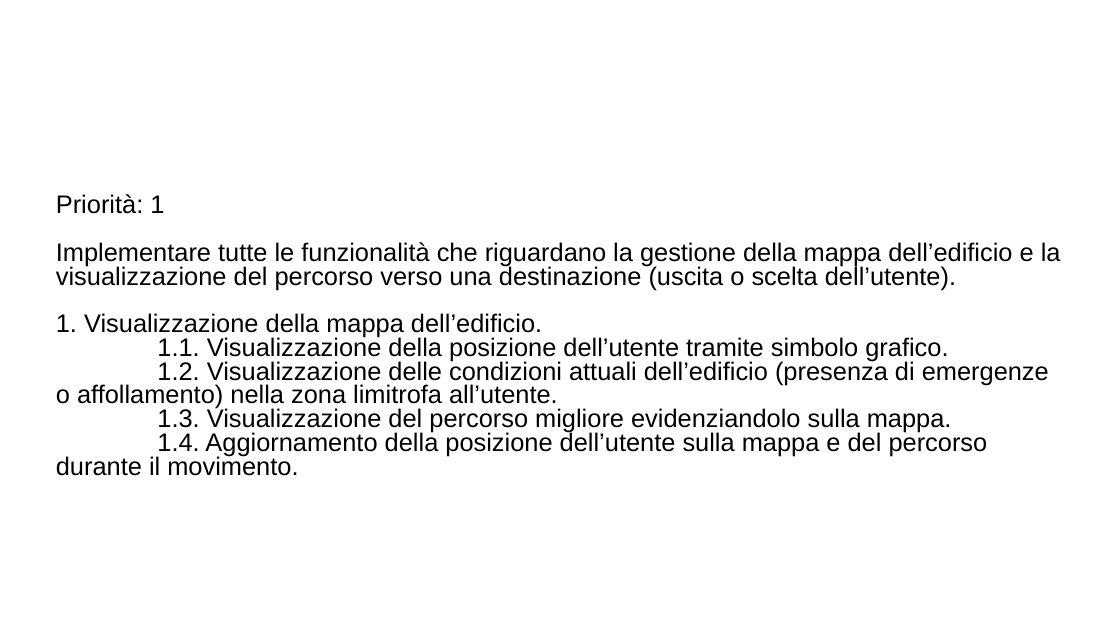
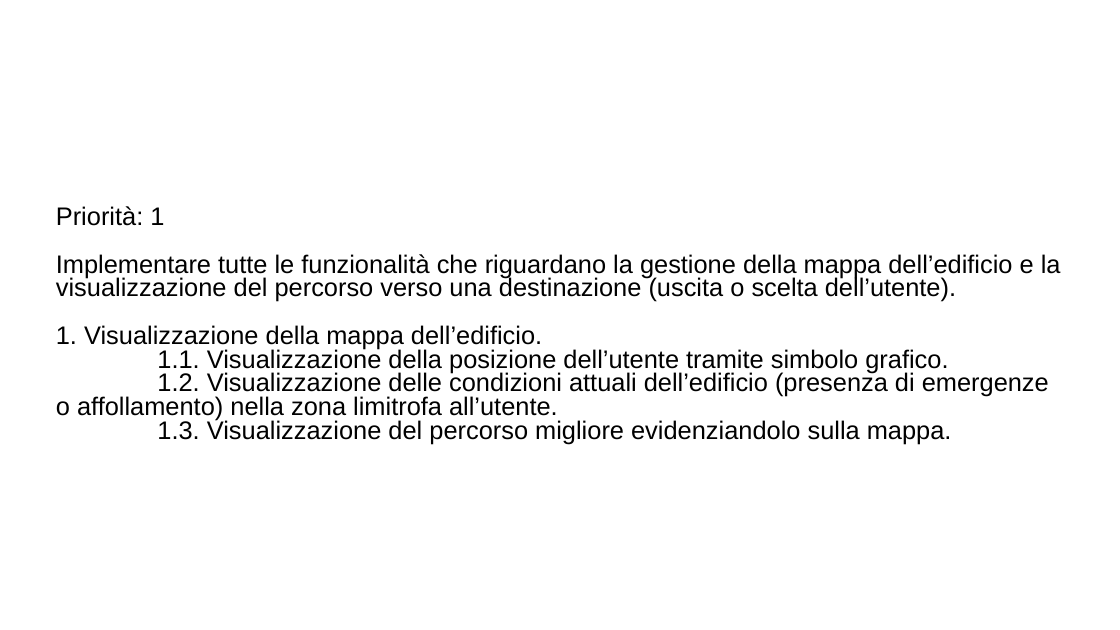
Before and after one commit to ecorradini/ProgettoIDS, a slide deck: slide 2 of AnalisiRequisiti/User Stories/UserStories.ppt. Drawn at 1120x630 pixels with LibreOffice and Linux fonts; fonts in the diff are those of the drawing; background and template pictures are left out. Boxes give left, top, right and bottom in pixels: in the first picture for what was removed or moved away, otherwise in the second. Text is boxed around its words. In the diff, an @@ line names an element or a change of style, - is before the commit and + after.

```diff
--- a/AnalisiRequisiti/User Stories/UserStories.ppt
+++ b/AnalisiRequisiti/User Stories/UserStories.ppt
@@ subtitle at [56,430,988,476]: paragraph removed @@
-1.4. Aggiornamento della posizione dell’utente sulla mappa e del percorso durante il movimento.
```
Also in this commit, not shown: 1 other slide changed, 2 other files.
